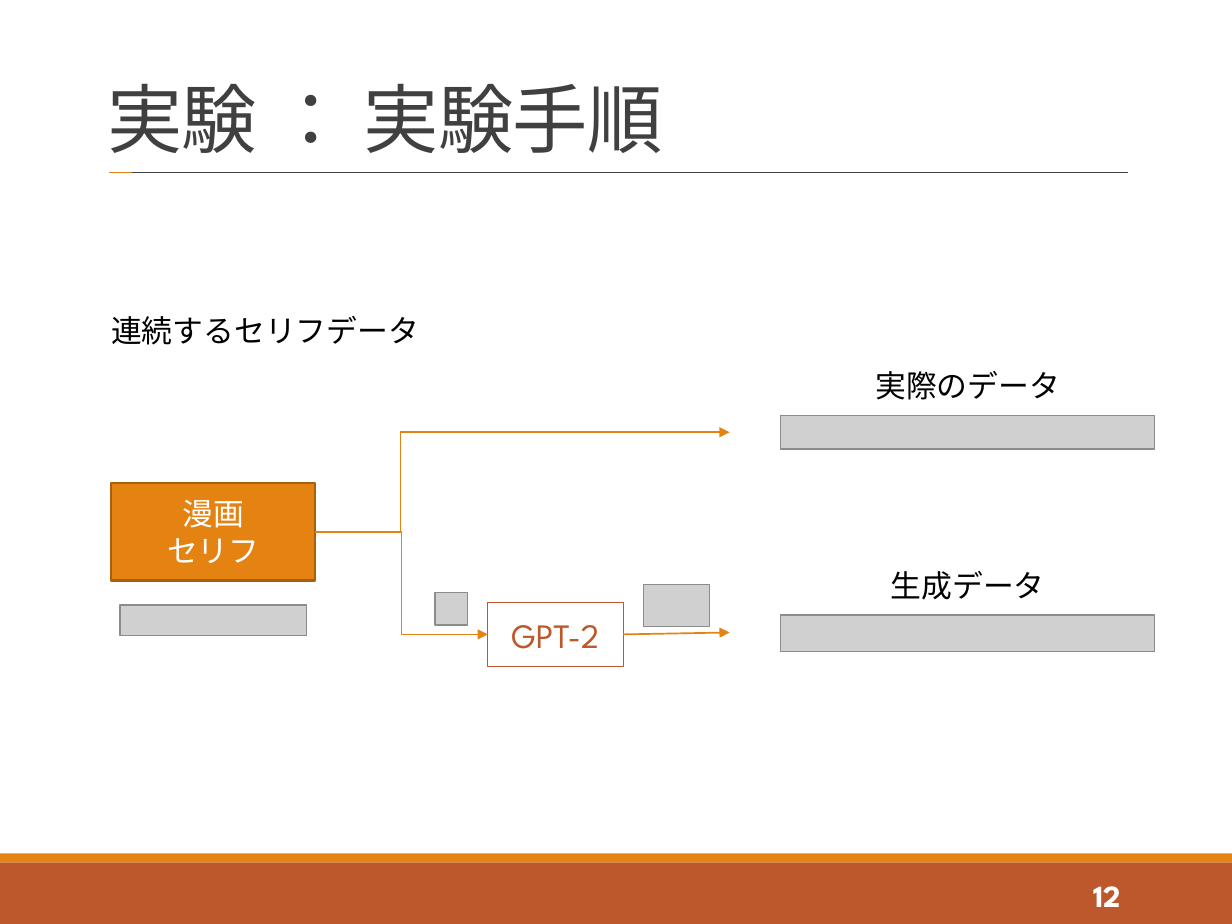
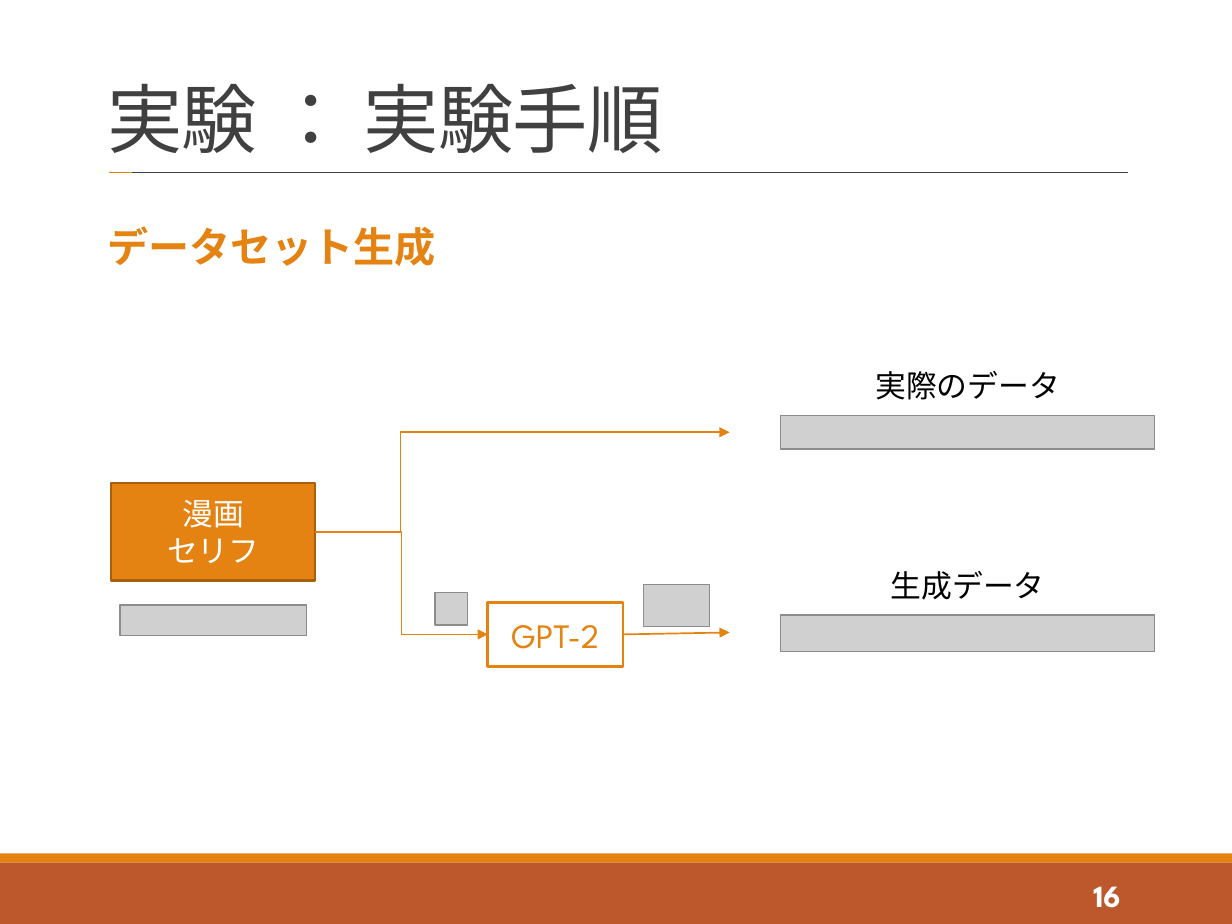
Before and after one commit to tatsuya-sugiyama/WeeklyReport, a slide deck: slide 16 of report/2021_t_1st/2021_1st_sugiyama.pptx (slide 12 before the commit). Drawn at 1232x924 pixels with LibreOffice and Linux fonts; fonts in the diff are those of the drawing; grey boxes stand for pictures. Boxes give left, top, right and bottom in pixels: in the first picture for what was removed or moved away, otherwise in the second. Text is boxed around its words. In the diff, an @@ line names an element or a change of style, - is before the commit and + after.

```diff
--- a/report/2021_t_1st/2021_1st_sugiyama.pptx
+++ b/report/2021_t_1st/2021_1st_sugiyama.pptx
@@ text added at (107,226,436,266), 24 pt, text #E48312, bold @@
+データセット生成
@@ text removed at (111,316,419,345) @@
-連続するセリフデータ
@@ rectangle "GPT-2" at (488,602,623,667): text colour #BD582C to #E48312; outline #BD582C 0.75 pt to #E48312 1.5 pt @@
@@ page number at (1093,886,1120,908): text changed @@
-12
+16
```
Also in this commit, not shown: 8 other slides changed, 5 slides added.
